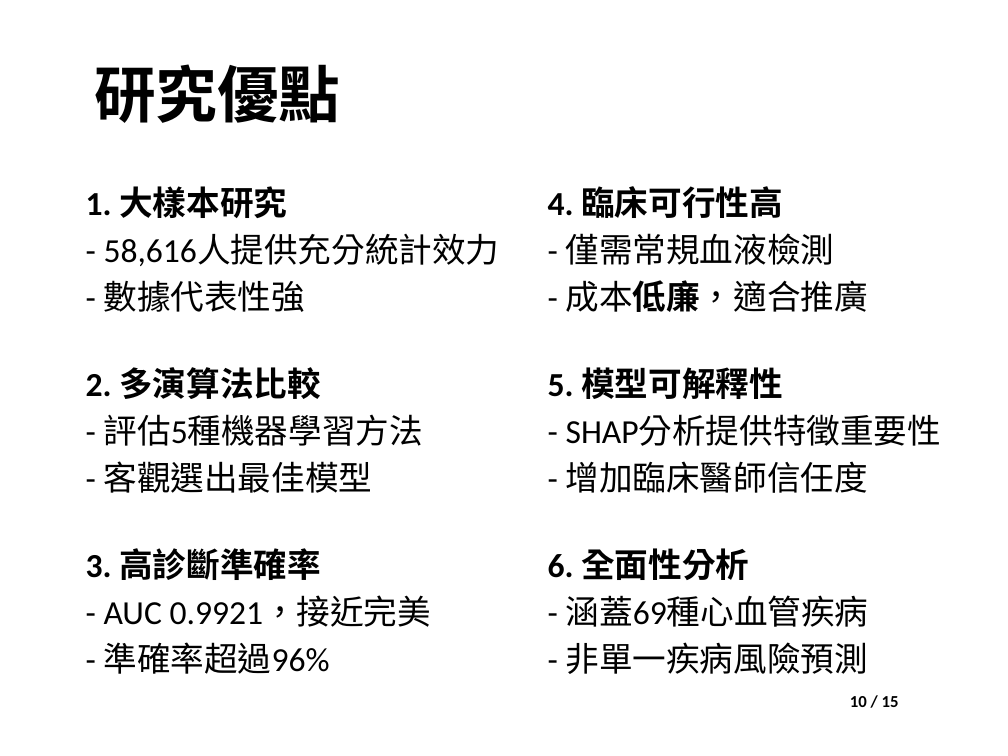
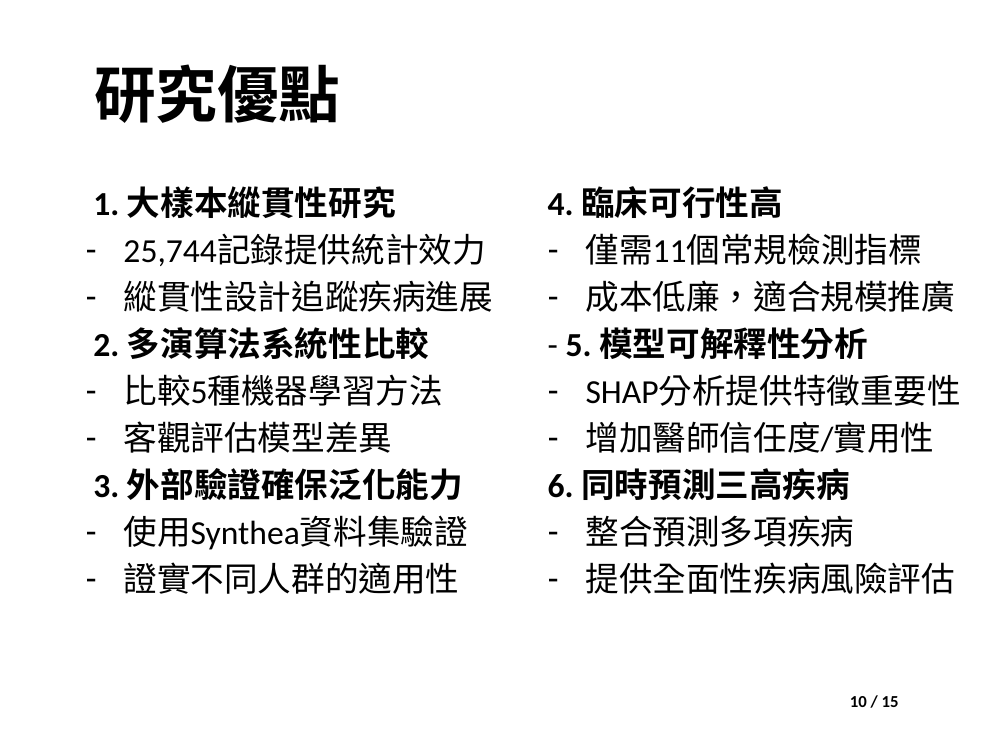
Before and after one commit to joechiboo/ResearchSeminar-3H, a slide deck: slide 10 of 提交檔案/專題討論_21138X006_紀伯喬_wVBA.pptm. Drawn at 1008x756 pixels with LibreOffice and Linux fonts; fonts in the diff are those of the drawing; background and template pictures are left out. Boxes give left, top, right and bottom in pixels: in the first picture for what was removed or moved away, otherwise in the second. Text is boxed around its words. In the diff, an @@ line names an element or a change of style, - is before the commit and + after.

```diff
--- a/提交檔案/專題討論_21138X006_紀伯喬_wVBA.pptm
+++ b/提交檔案/專題討論_21138X006_紀伯喬_wVBA.pptm
@@ text at [93, 186, 493, 594]: text changed @@
-1. 大樣本研究
-- 58,616人提供充分統計效力
-- 數據代表性強
-2. 多演算法比較
-- 評估5種機器學習方法
-- 客觀選出最佳模型
-3. 高診斷準確率
-- AUC 0.9921，接近完美
-- 準確率超過96%
+1. 大樣本縱貫性研究
+– 25,744記錄提供統計效力
+– 縱貫性設計追蹤疾病進展
+2. 多演算法系統性比較
+– 比較5種機器學習方法
+– 客觀評估模型差異
+3. 外部驗證確保泛化能力
+– 使用Synthea資料集驗證
+– 證實不同人群的適用性
@@ text at [548, 233, 962, 594]: text changed @@
-- 僅需常規血液檢測
-- 成本低廉，適合推廣
-5. 模型可解釋性
-- SHAP分析提供特徵重要性
-- 增加臨床醫師信任度
-6. 全面性分析
-- 涵蓋69種心血管疾病
-- 非單一疾病風險預測
+– 僅需11個常規檢測指標
+– 成本低廉，適合規模推廣
+- 5. 模型可解釋性分析
+– SHAP分析提供特徵重要性
+– 增加醫師信任度/實用性
+6. 同時預測三高疾病
+– 整合預測多項疾病
+– 提供全面性疾病風險評估
```
Also in this commit, not shown: 7 other slides changed, 1 slide added, 1 slide removed, 4 other files.
